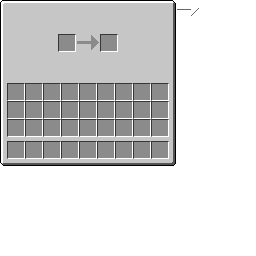
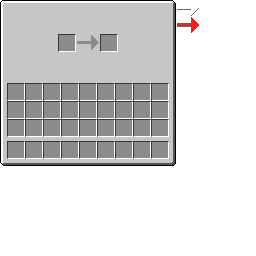
Comparing the layer stacks of the two 256×256 images. Changes:
added layer "ArrowRedOverlay" above "ArrowOverlay" over box(177, 17, 199, 33)
